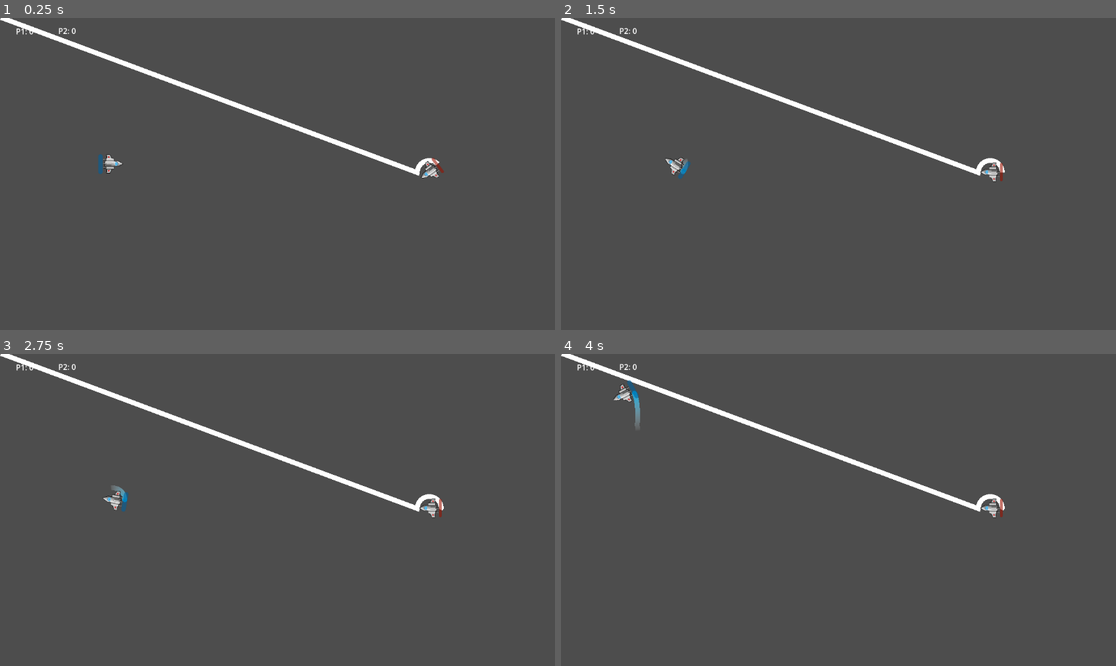
Above: before the commit, frames 1-4 (two rows, left to right).
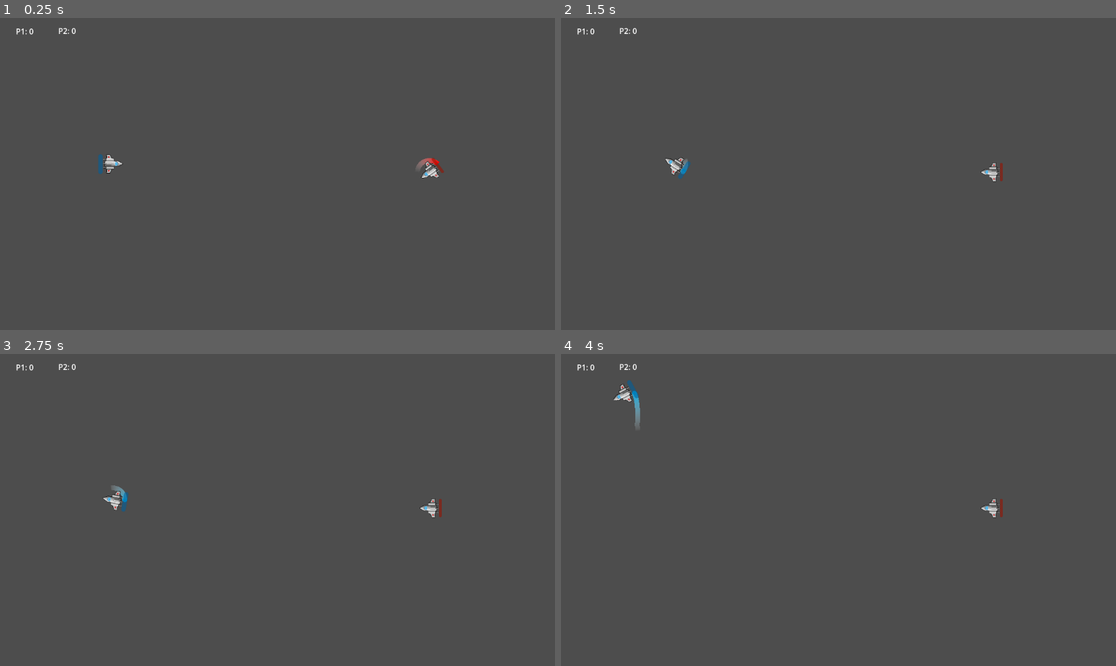
Above: after the commit, the same moments.

Repository: GreatSandwiches/Orbital-Obliteration
Game: Godot game, scene res://Scenes/level.tscn
Two runs of this game, one before a commit and one after it. Both use one fixed random seed, a clock stepped at 60 frames per second and the inputs below.
Inputs:
- Up to frame 1 (0.25 s): no input
- Up to frame 2 (1.5 s): hold Right (ui_right) 0.53-1.28 s; hold Left (ui_left) from 1.28 s (still down)
- Up to frame 3 (2.75 s): release Left (ui_left) at 2.03 s; hold Right (ui_right) from 2.03 s (still down)
- Up to frame 4 (4 s): release Right (ui_right) at 2.78 s; hold Up (ui_up) 2.78-3.53 s; hold Left (ui_left) from 3.53 s (still down)

The runs differ from the first frame. In frame 1, 1.4% of the frame differs, in the area x 0-80%, y 0-51%; in frame 2, 1.4%; in frame 3, 1.4%; in frame 4, 1.4%.

Commit message:
added p2 trail styling and lifetime

Diff:
--- a/P2_trail.gd
+++ b/P2_trail.gd
@@ -11,3 +11,7 @@
 func _process(delta):
 	global_position = Vector2(0,0)
 	add_point(global.p2_location, -1)
+	if get_point_position(0) == Vector2(0,0):
+		remove_point(0)
+	if get_point_count() > 20:
+		remove_point(0)
--- a/Scenes/p2_trail.tscn
+++ b/Scenes/p2_trail.tscn
@@ -1,8 +1,13 @@
-[gd_scene load_steps=2 format=3 uid="uid://xwfny7na0w5h"]
+[gd_scene load_steps=3 format=3 uid="uid://xwfny7na0w5h"]
 
 [ext_resource type="Script" path="res://P2_trail.gd" id="1_ibmxs"]
+
+[sub_resource type="Gradient" id="Gradient_2fw82"]
+colors = PackedColorArray(1, 1, 1, 0, 1, 0, 0, 1)
 
 [node name="Node2D3" type="Node2D"]
 
 [node name="P2_trail_line" type="Line2D" parent="."]
+default_color = Color(1, 0, 0, 1)
+gradient = SubResource("Gradient_2fw82")
 script = ExtResource("1_ibmxs")
--- a/Scripts/P1_trail.gd
+++ b/Scripts/P1_trail.gd
@@ -11,8 +11,6 @@
 func _process(delta):
 	global_position = Vector2(0,0)
 	add_point(global.p1_location, -1)
-
-	print(get_point_position(0))
 	if get_point_position(0) == Vector2(0,0):
 		remove_point(0)
 	if get_point_count() > 20:
Not shown: 1 places in Scenes/level.tscn that only renumber resources
Not shown: 1 places in Scenes/player1.tscn that only renumber resources
